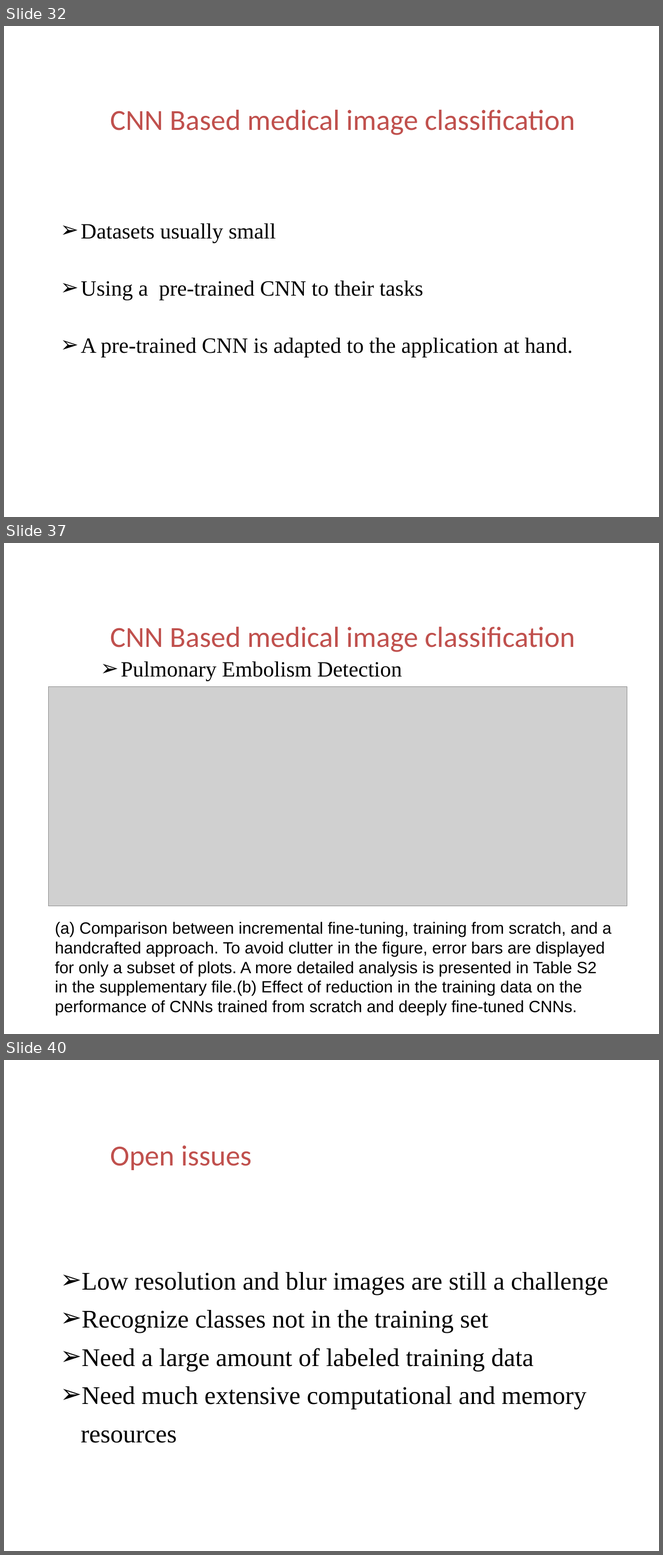
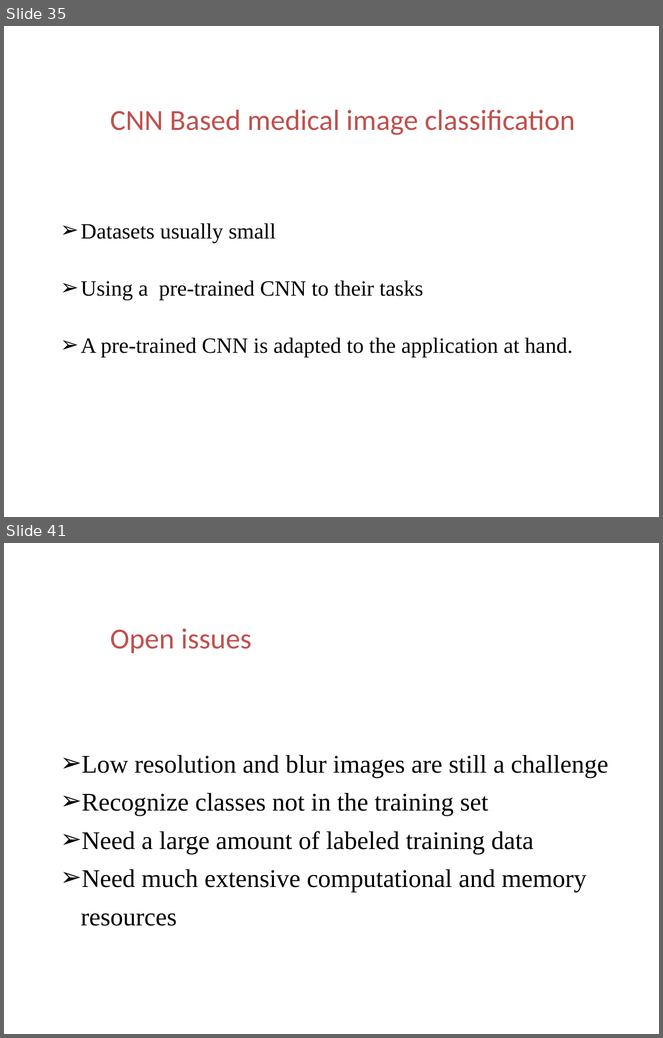
Before and after one commit to ttomchy/CV_2Project, a slide deck: presentation.pptx. Shown one above the other, each under a label of ours: slides 32, 37 and 40 before the commit, slides 35 and 41 after it; the slides between them are not shown. The pictures are 663x1555 and 663x1038 pixels, drawn with LibreOffice and Linux fonts; fonts in the diff are those of the drawing; grey boxes stand for pictures; background and template pictures are left out. Boxes give left, top, right and bottom in pixels: in the first picture for what was removed or moved away, otherwise in the second. Text is boxed around its words. In the diff, an @@ line names an element or a change of style, - is before the commit and + after.

```diff
--- a/presentation.pptx
+++ b/presentation.pptx
@@ slide 37 removed at <box>4,543,659,1034</box>, background picture (left out) @@
@@ text removed at <box>54,616,94,653</box> @@
-04
@@ text removed at <box>110,627,575,652</box> @@
-CNN Based medical image classification
@@ text removed at <box>121,662,402,681</box> @@
-➢ Pulmonary Embolism Detection
@@ picture removed at <box>49,687,627,906</box> @@
@@ text removed at <box>55,922,612,1016</box> @@
-(a) Comparison between incremental fine-tuning, training from scratch, and a handcrafted approach. To avoid clutter in the figure, error bars are displayed for only a subset of plots. A more detailed analysis is presented in Table S2 in the supplementary file.(b) Effect of reduction in the training data on the performance of CNNs trained from scratch and deeply fine-tuned CNNs.
@@ what was slide 32 is now slide 35 @@
@@ what was slide 40 is now slide 41 @@
```
Also in this commit, not shown: 3 slides changed, 5 slides added, 3 other slides removed, 1 other file.
